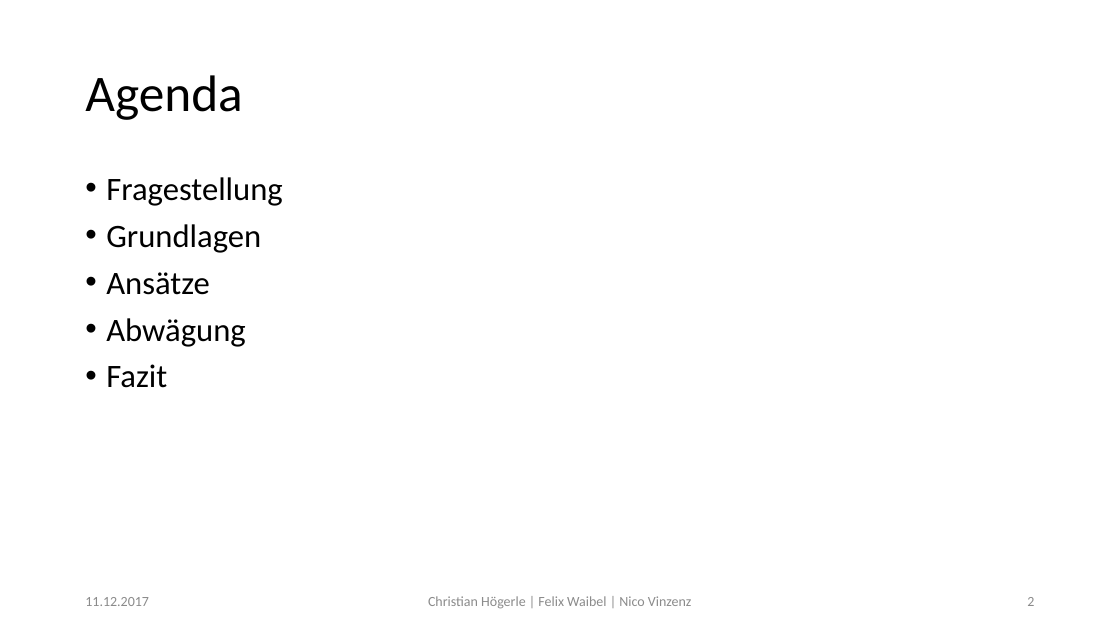
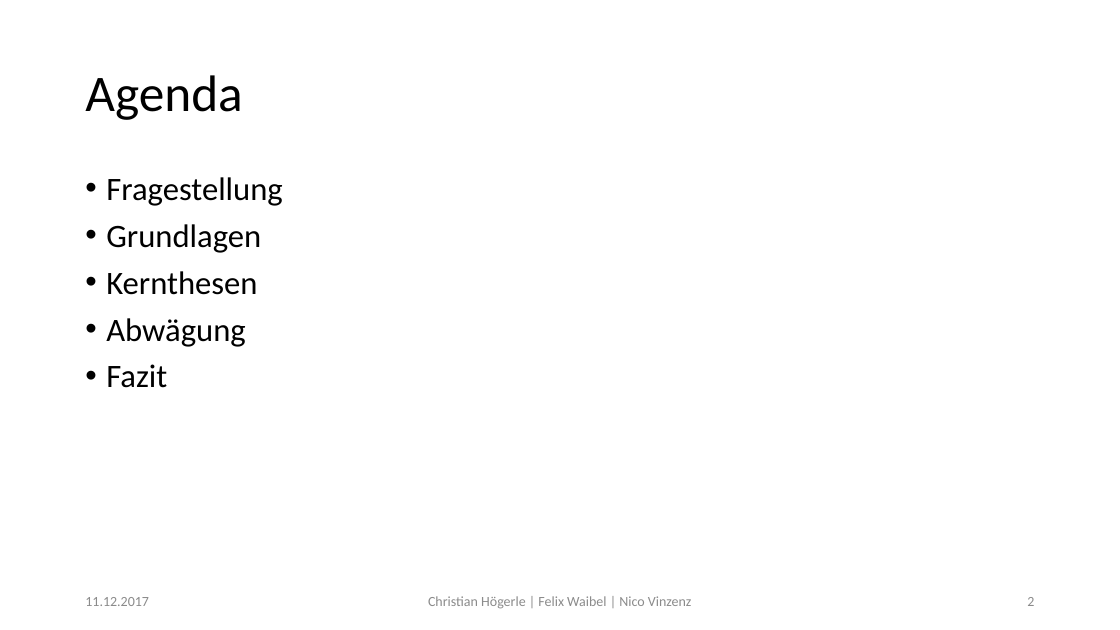
Before and after one commit to Fewa93/Berufsethik, a slide deck: slide 2 of Präsentation/Berufsethik.pptx. Drawn at 1120x630 pixels with LibreOffice and Linux fonts; fonts in the diff are those of the drawing. Boxes give left, top, right and bottom in pixels: in the first picture for what was removed or moved away, otherwise in the second. Text is boxed around its words. In the diff, an @@ line names an element or a change of style, - is before the commit and + after.

Commit message:
small fix in heading

```diff
--- a/Präsentation/Berufsethik.pptx
+++ b/Präsentation/Berufsethik.pptx
@@ text at bbox=[106, 271, 257, 295]: text changed @@
-• Ansätze
+• Kernthesen
```
